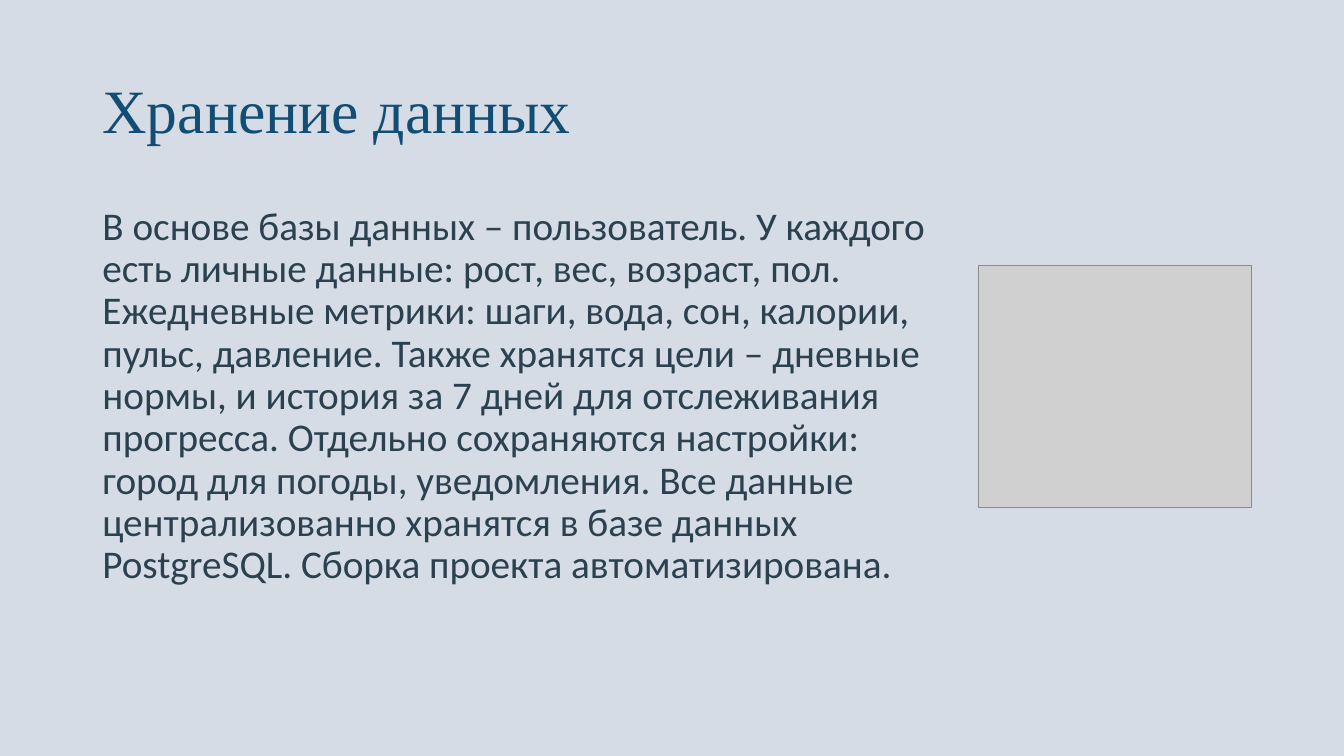
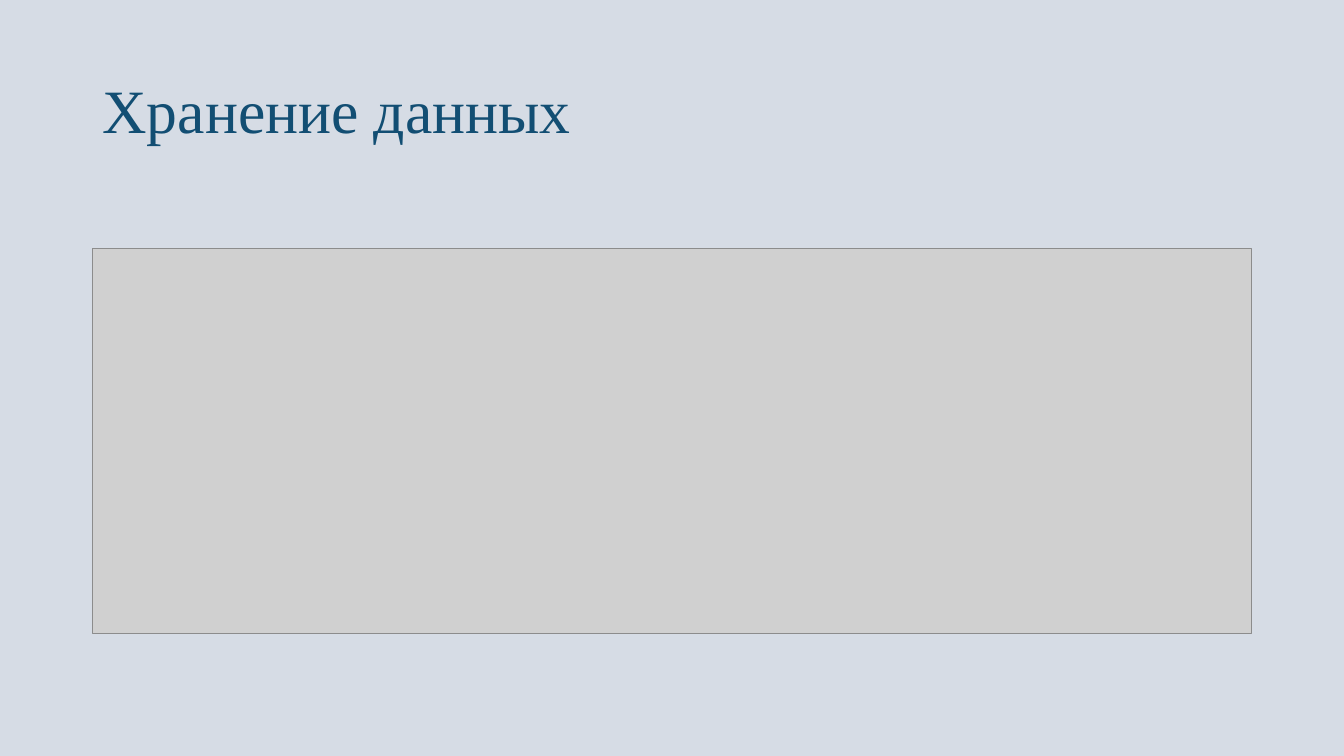
Before and after one commit to Toose-Dany/123, a slide deck: slide 5 of HealthSync.pptx. Drawn at 1344x756 pixels with LibreOffice and Linux fonts; fonts in the diff are those of the drawing; grey boxes stand for pictures. Boxes give left, top, right and bottom in pixels: in the first picture for what was removed or moved away, otherwise in the second. Text is boxed around its words. In the diff, an @@ line names an element or a change of style, - is before the commit and + after.

```diff
--- a/HealthSync.pptx
+++ b/HealthSync.pptx
@@ text removed at (x1=102, y1=213, x2=925, y2=585) @@
-В основе базы данных – пользователь. У каждого есть личные данные: рост, вес, возраст, пол. Ежедневные метрики: шаги, вода, сон, калории, пульс, давление. Также хранятся цели – дневные нормы, и история за 7 дней для отслеживания прогресса. Отдельно сохраняются настройки: город для погоды, уведомления. Все данные централизованно хранятся в базе данных PostgreSQL. Сборка проекта автоматизирована.
@@ picture added at (x1=93, y1=249, x2=1252, y2=633) @@
@@ picture removed at (x1=979, y1=266, x2=1252, y2=508) @@
```
Also in this commit, not shown: 9 other slides changed.
